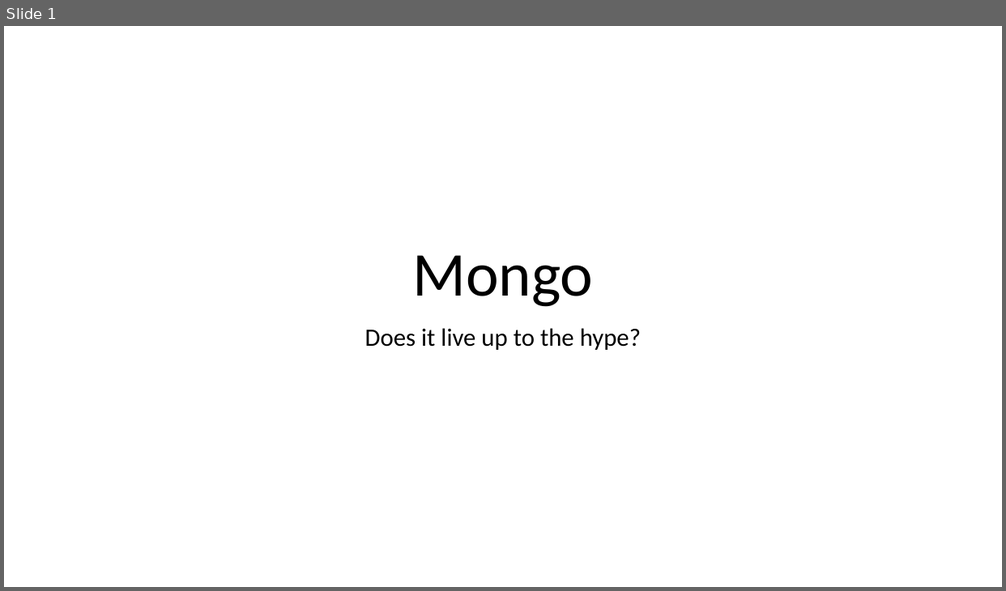
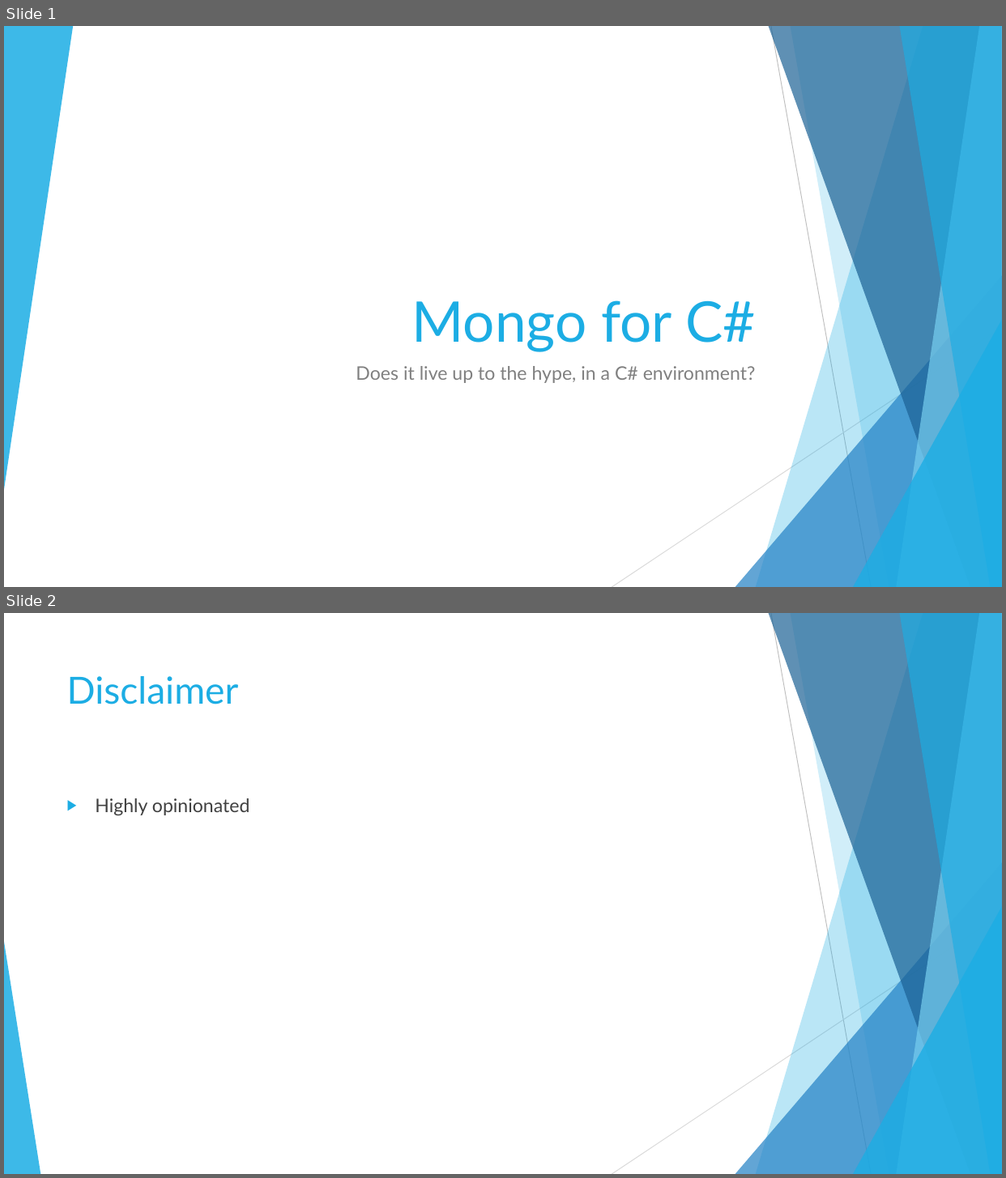
Before and after one commit to ffMathy/TurboPotato.Mongo, a slide deck: slides.pptx. Shown one above the other, each under a label of ours: slide 1 before the commit, slides 1 and 2 after it. The pictures are 1006x591 and 1006x1178 pixels, drawn with LibreOffice and Linux fonts; fonts in the diff are those of the drawing. Boxes give left, top, right and bottom in pixels: in the first picture for what was removed or moved away, otherwise in the second. Text is boxed around its words. In the diff, an @@ line names an element or a change of style, - is before the commit and + after.

```diff
--- a/slides.pptx
+++ b/slides.pptx
@@ slide 2 added at (x1=4, y1=613, x2=1002, y2=1174), background #FFFFFF; not listed: 9 template elements that a slide beside it also shows @@
@@ title added at (x1=67, y1=676, x2=239, y2=705), 36 pt, text #1CADE4 @@
+Disclaimer
@@ text added at (x1=95, y1=798, x2=250, y2=815), 18 pt, text #404040 @@
+▶ Highly opinionated
@@ triangle added at (x1=4, y1=942, x2=40, y2=1174), fill #1CADE4 at 85% opacity @@
@@ slide 1 changed as well @@
@@ group added at (x1=4, y1=26, x2=1002, y2=587): 5 freeform shapes, 3 triangles, 2 lines @@
@@ title at (x1=412, y1=301, x2=755, y2=352): text changed; size 60 to 54 pt; font Calibri to Lato; text colour #000000 to #1CADE4 @@
-Mongo
+Mongo for C#
@@ subtitle at (x1=356, y1=366, x2=756, y2=383): text changed; size 24 to 18 pt; font Calibri to Lato; text colour #000000 to #808080 @@
-Does it live up to the hype?
+Does it live up to the hype, in a C# environment?
```
Also in this commit, not shown: 1 other slide changed, 7 other slides added, 3 slides removed, 5 other files.
